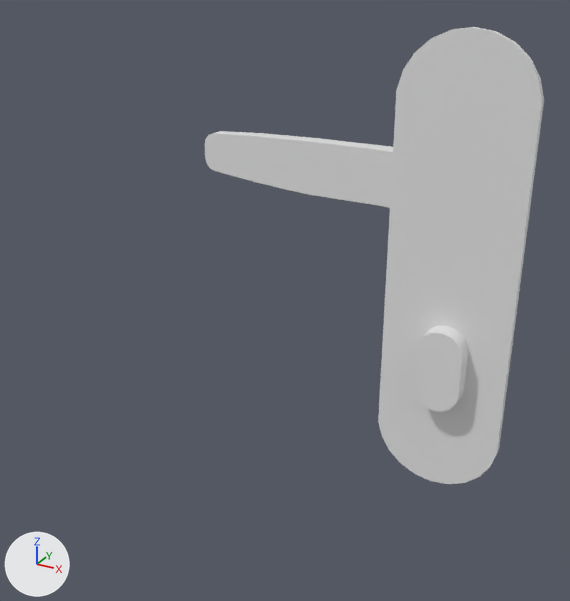
The Blender file Data/Models/Doors/Handles/Blend/handle_04.blend as it was, and as the next commit left it.
One viewpoint serves both versions: a camera (50 mm lens) standing at (0.0715, -0.2328, 0.0932) and looking at (-0.0367, -0.036, -0.0052). Lighting does not change. The marker at lower left points along +X, +Y and +Z. The picture after the commit comes second.

The first picture shows 'handle'.
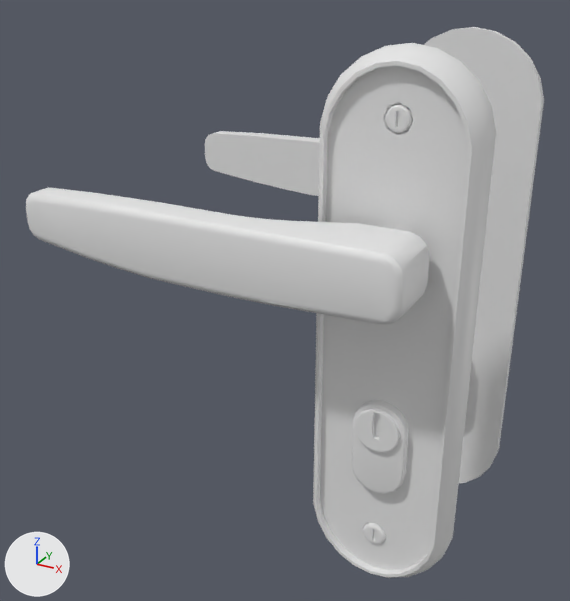
The newer file is also turned or shifted as a whole; pictures and numbers use the older file's frame.

What changed in the scene script:
```text
Change me_cylinder_023:
    used by ob_handle; location = (0.0, 0.0, 0.0); scale = (1.07, 1.07, 1.07)
    remove me_cylinder_023.from_pydata(...)  # 1108 vertices, 1015 faces; spans x -0.0902..0.0259, y -0.0143..0.017, z -0.0705..0.0702
    add me_cylinder_023.from_pydata(...)  # 2216 vertices, 2030 faces; spans x -0.0902..0.0259, y -0.0773..0.017, z -0.0705..0.0702
    me_cylinder_023 part 1: the loose piece of 274 vertices spanning x -0.0134..0.0259, y -0.0085..-0.0004, z -0.0705..0.0702 is copied, and the copy is mirrored in y about its middle, then moved by (0.0, -0.0513, 0.0); it spans x -0.0134..0.0259, y -0.0599..-0.0517, z -0.0705..0.0702
    me_cylinder_023 part 2: the loose piece of 207 vertices spanning x 0.0033..0.0093, y -0.008..-0.0019, z 0.0521..0.0581 is copied, and the copy is mirrored in y about its middle, then moved by (0.0, -0.0504, 0.0); it spans x 0.0033..0.0093, y -0.0583..-0.0523, z 0.0521..0.0581
    me_cylinder_023 part 3: the loose piece of 90 vertices spanning x -0.0003..0.0138, y -0.0143..0.0, z -0.0405..-0.0141 is copied, and the copy is mirrored in y about its middle, then moved by (0.0, -0.046, 0.0); it spans x -0.0003..0.0138, y -0.0603..-0.046, z -0.0405..-0.0141
    me_cylinder_023 part 4: the loose piece of 116 vertices spanning x 0.0005..0.0124, y -0.0109..0.001, z -0.0271..-0.0155 is copied, and the copy is mirrored in y about its middle, then moved by (0.0, -0.0504, 0.0); it spans x 0.0005..0.0124, y -0.0613..-0.0494, z -0.0271..-0.0155
    me_cylinder_023 part 5: the loose piece of 207 vertices spanning x 0.003..0.0096, y -0.0083..-0.0017, z -0.0588..-0.0522 is copied, and the copy is mirrored in y about its middle, then moved by (0.0, -0.0504, 0.0); it spans x 0.003..0.0096, y -0.0586..-0.052, z -0.0588..-0.0522
    me_cylinder_023 part 6: the loose piece of 170 vertices spanning x -0.0902..0.0166, y 0.0011..0.017, z 0.0139..0.0319 is copied, and the copy is mirrored in y about its middle, then moved by (0.0, -0.0784, 0.0); it spans x -0.0902..0.0166, y -0.0773..-0.0613, z 0.0139..0.0319
    other edits to the shape of me_cylinder_023 do not show in these pictures
```

Where the change shows, as pixel boxes (x1, y1, x2, y2) in the pictures (570 x 601 px):
'handle', reshaped (53% wider, 21% taller)
    before: (205, 27, 544, 484)
    after: (26, 27, 544, 578)
part 1 of me_cylinder_023, added
    after: (313, 43, 496, 578)
part 2 of me_cylinder_023, added
    after: (385, 104, 413, 133)
part 3 of me_cylinder_023, added
    after: (352, 400, 409, 494)
part 4 of me_cylinder_023, added
    after: (355, 409, 400, 453)
part 5 of me_cylinder_023, added
    after: (363, 523, 386, 544)
part 6 of me_cylinder_023, added
    after: (26, 187, 429, 324)
